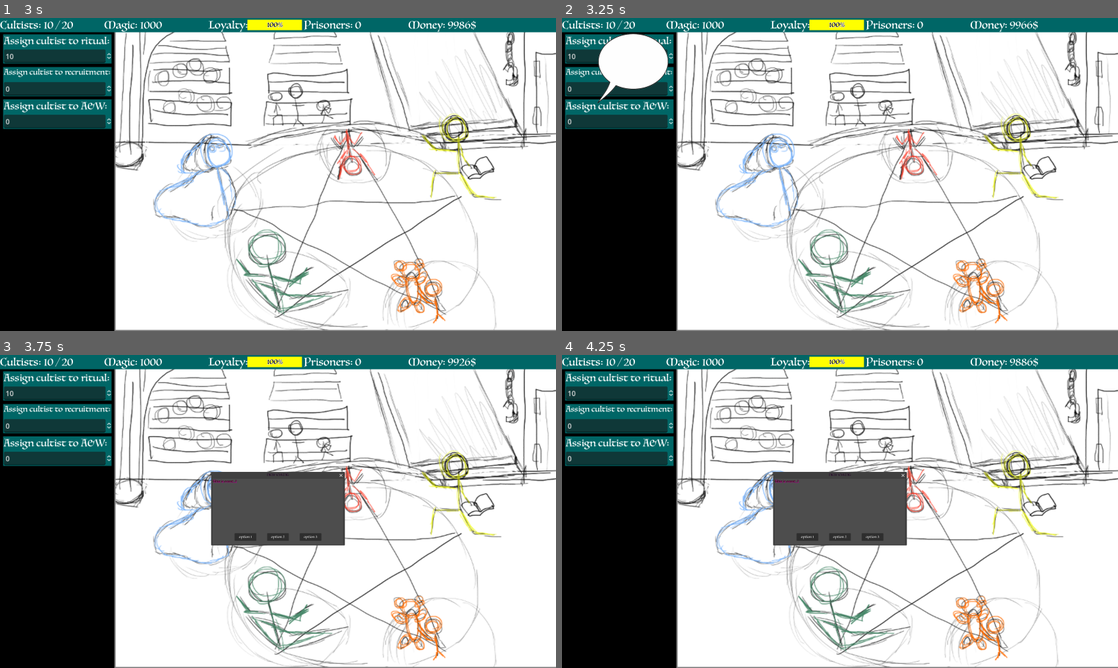
Above: before the commit, frames 1-4 (two rows, left to right).
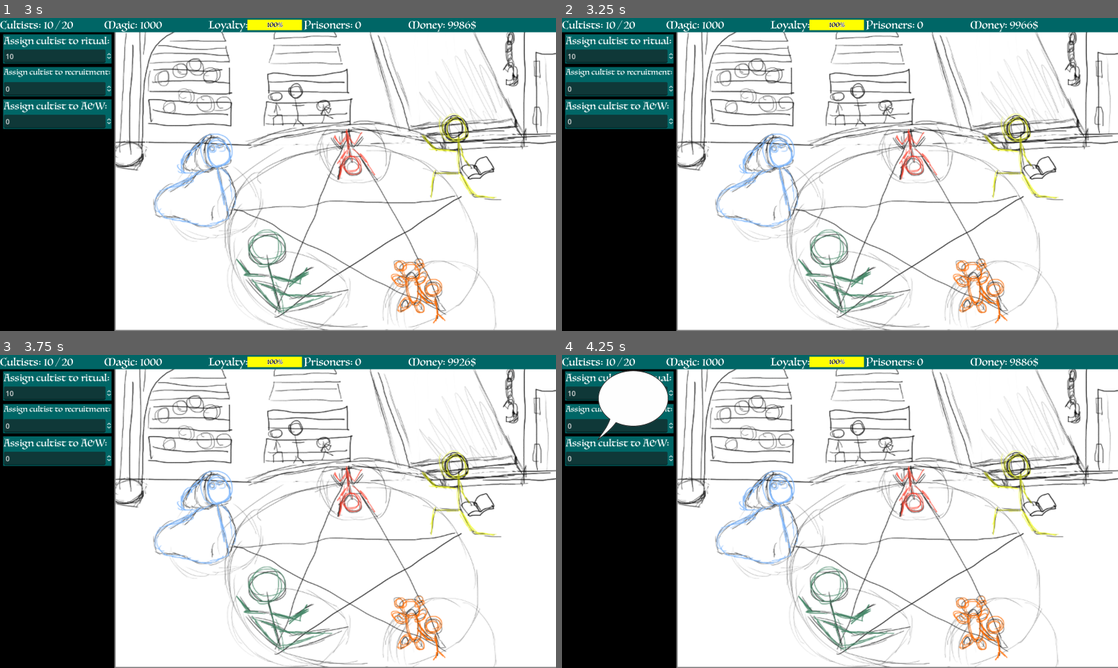
Above: after the commit, the same moments.

Repository: ShroomySquid/Ludum_Dare
Game: Godot game, scene res://root_menu_node.tscn
The game is run twice, just before and just after one commit, with the same random seed, the same clock (stepped at 60 frames per second) and the same inputs.
Inputs (mouse positions are in pixels of both pictures, inside the frame that each line leads up to):
- Up to frame 1 (3 s): click "Start Game" at 0.5 s; click (278, 174) at 1.27 s; type "12" at 1.35 s; tap Enter at 2 s; click (278, 215) at 2.75 s
- Up to frame 2 (3.25 s): no input
- Up to frame 3 (3.75 s): click (72, 405) at 3.52 s
- Up to frame 4 (4.25 s): no input

Frame 1 is identical in both runs. In frame 2, 1.8% of the frame differs, in the area x 6-20%, y 4-28%; in frame 3, 5.7%; in frame 4, 7.5%, in the area x 6-63%, y 4-61%.

Commit message:
set timescale to 0 in tutorial

Diff:
--- a/ui_prototype/Control.gd
+++ b/ui_prototype/Control.gd
@@ -60,6 +60,7 @@
 	$Recruitment_Send.value_changed.connect(self._cultists_in_recruitment)
 	$Job_Send.value = cultists_in_job
 	$Job_Send.value_changed.connect(self._cultists_in_job)
+	Engine.time_scale = 0
 
 func _endTuto():
 	is_paused = false
--- a/ui_prototype/Intro/intro_window.gd
+++ b/ui_prototype/Intro/intro_window.gd
@@ -11,6 +11,9 @@
 	pass
 
 func _on_s_key_pressed():
+	get_parent().get_node("UI").is_paused = false
+	get_parent().get_node("UI").in_intro = false
+	Engine.time_scale = 1
 	self.hide()
 	pass
 
@@ -19,4 +22,5 @@
 func _on_button_pressed():
 	get_parent().get_node("UI").is_paused = false
 	get_parent().get_node("UI").in_intro = false
+	Engine.time_scale = 1
 	self.hide()
